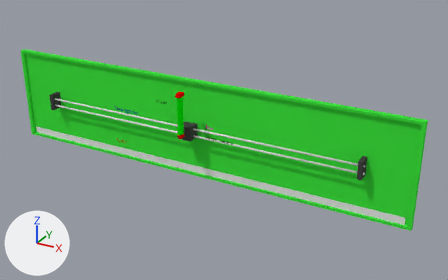
The Blender file redressement/redressement/redressement.blend as it was, and as the next commit left it.
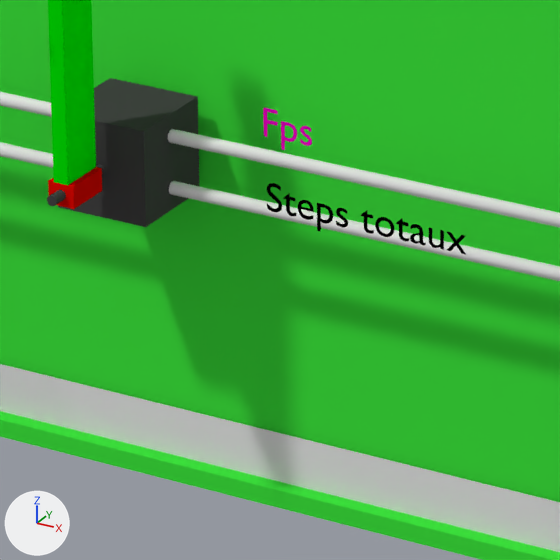
The first picture shows the older version from a camera (50 mm lens) standing at (17.32, -26.56, 13.6) and looking at (2.24, 0.87, -0.11). The close-ups show both versions on the part from 38% to 55% of the width and 40% to 66% of the height of that picture; other places that the commit changed are outside them. Arrows for +X, +Y and +Z are at lower left; the lights stay in place.

The older version as bpy lines, for what is in view:
```python
mat_magenta = diffuse_material('magenta')
mat_magenta.base_color = (0.8, 0.0, 0.533)  # pink #e700c1
mat_noir = diffuse_material('noir')
mat_noir.base_color = (0.0, 0.0, 0.0)  # black #000000
me_cylinder_001 = bpy.data.meshes.new('Cylinder.001')
me_cylinder_001.from_pydata(...)  # 64 vertices, 34 faces; spans x -10.2..10.2, y -0.1..0.1, z -0.1..0.1
me_cylinder_001.polygons.foreach_set('use_smooth', [True] * 34)
me_cylinder_001.materials.append(mat_chrome)  # white #e7e7e7
txt_pfs = bpy.data.curves.new('Pfs', 'FONT')
txt_pfs.body = 'Fps'
txt_pfs.materials.append(mat_magenta)  # pink #e700c1
txt_pfs_002 = bpy.data.curves.new('Pfs.002', 'FONT')
txt_pfs_002.body = 'Steps totaux'
txt_pfs_002.materials.append(mat_noir)  # black #000000
ob_cylinder_001 = bpy.data.objects.new('Cylinder.001', me_cylinder_001)
ob_cylinder_001.location = (0.0, 0.739, 0.21)
ob_fps = bpy.data.objects.new('Fps', txt_pfs)
ob_fps.location = (2.007, -0.681, 1.058)
ob_fps.rotation_euler = (1.571, 0.0, 0.0)  # degrees (90, 0, 0)
ob_fps.scale = (0.317, 0.317, 0.317)
ob_steps_total = bpy.data.objects.new('Steps Total', txt_pfs_002)
ob_steps_total.location = (2.038, -0.681, 0.494)
ob_steps_total.rotation_euler = (1.571, 0.0, 0.0)  # degrees (90, 0, 0)
ob_steps_total.scale = (0.317, 0.317, 0.317)
# also in view: 'Cube' at (0.0, 0.74, 0.0); 'pendulum' at (0.0, 0.0, 1.21); 'Plane.001' at (0.0, 1.21, -2.55); 'Plane' at (0.0, 1.24, 0.0); 'Cylinder.002' at (0.0, 0.74, -0.21)
```
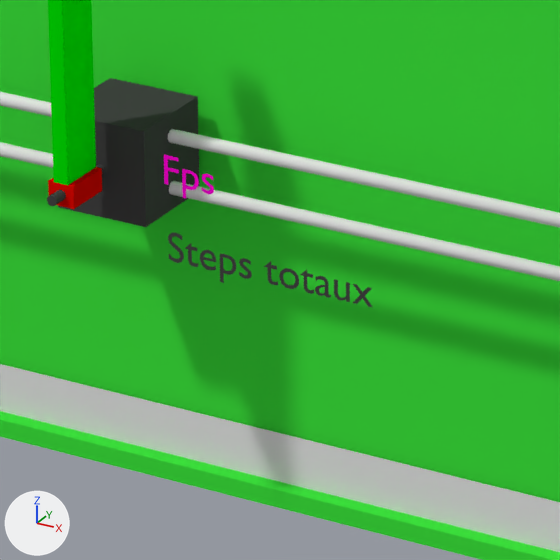
Boxes (x1, y1, x2, y2) around the edits, measured in the close-ups (560 x 560 px):
'Steps Total', recoloured, moved
    before: (267, 183, 466, 254)
    after: (168, 233, 373, 308)
'Fps', recoloured, moved
    before: (263, 108, 312, 150)
    after: (164, 155, 214, 198)

What the commit changed:
Material 'magenta' (mat_magenta) changes colour from pink #e700c1 to pink #ff00d5; in linear values from (0.8, 0.0, 0.533) to (1.0, 0.0, 0.665).
Material 'noir' (mat_noir) changes colour from black #000000 to black #444444; in linear values from (0.0, 0.0, 0.0) to (0.0578, 0.0578, 0.0578).
Object 'Fps' (ob_fps) moves from (2.007, -0.681, 1.058) to (2.007, -2.01, 1.193).
Object 'Steps Total' (ob_steps_total) moves from (2.038, -0.681, 0.494) to (2.038, -2.01, 0.629).
